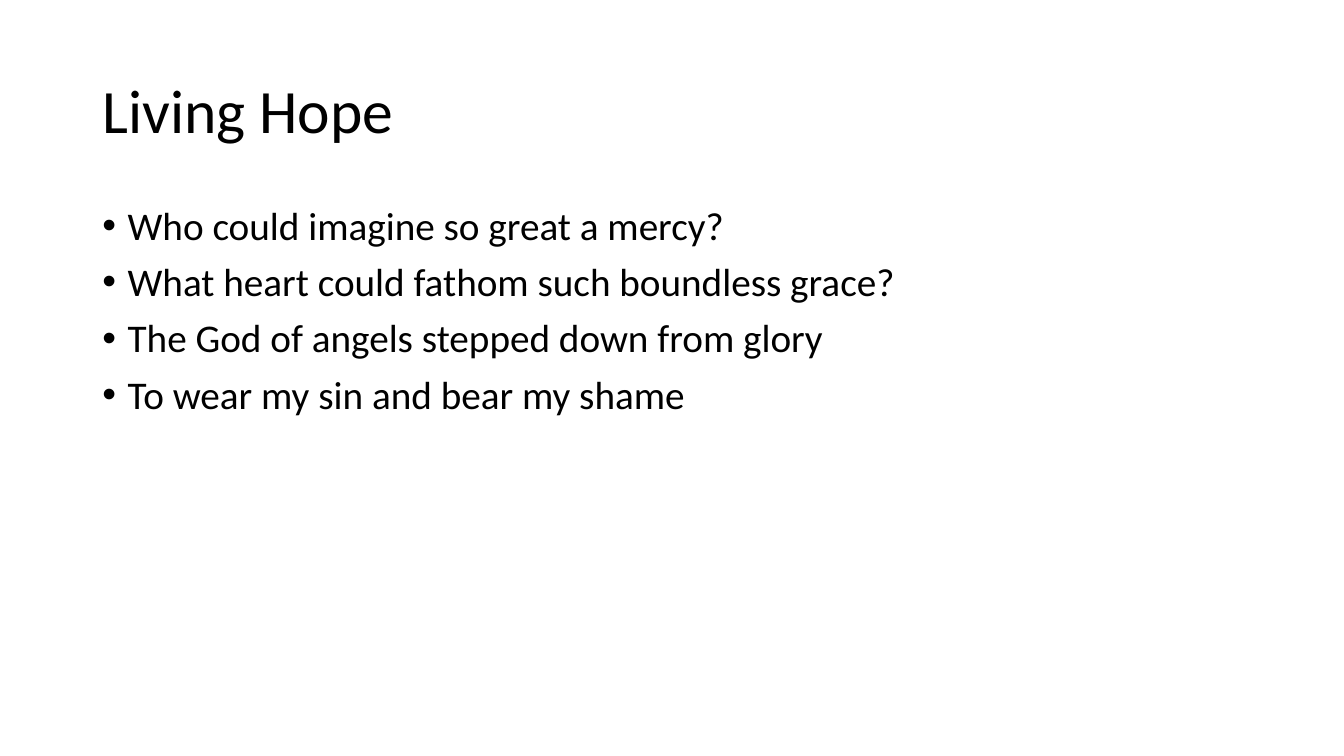
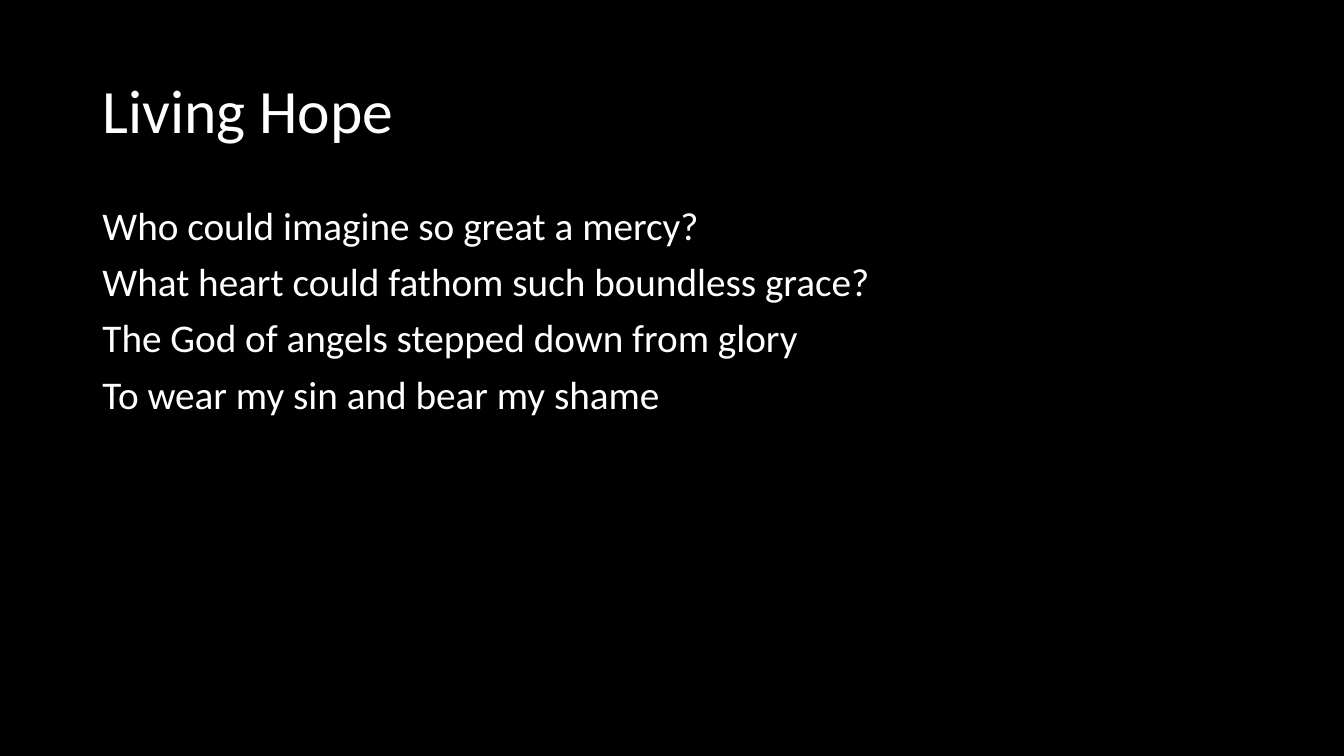
Before and after one commit to theochiu/pptgen, a slide deck: slide 12 of agape retreat/caleb.pptx. Drawn at 1344x756 pixels with LibreOffice and Linux fonts; fonts in the diff are those of the drawing. Boxes give left, top, right and bottom in pixels: in the first picture for what was removed or moved away, otherwise in the second. Text is boxed around its words. In the diff, an @@ line names an element or a change of style, - is before the commit and + after.

```diff
--- a/agape retreat/caleb.pptx
+++ b/agape retreat/caleb.pptx
@@ background #FFFFFF to #000000 @@
@@ title "Living Hope" at [102, 90, 394, 144]: text colour #000000 to #FFFFFF @@
@@ text "Who could imagine so great ..." at [102, 212, 869, 416]: text colour #000000 to #FFFFFF; bullet • to none @@
```
Also in this commit, not shown: 22 other slides changed, 3 other files.
